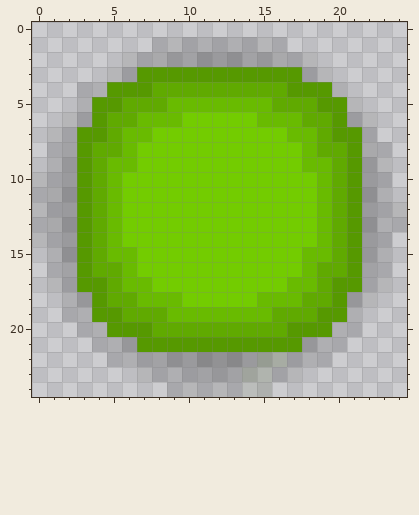
Pixel-art sprite -- src/main/java/snake/snake_game/images/tail.png. The picture above is the old version.
The file is 75x75 pixels, drawn in blocks of 3x3; one block is one cell here. Pixels under 10% opacity are left out. Colours within 5 levels of each other are drawn and written as one.
After the commit:
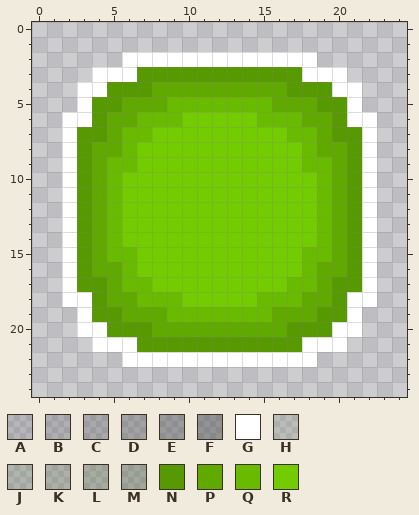
Palette (. is transparent): A #0000001d  B #00000025  C #0000002d  D #00000035  E #0000003f  F #00000049  G #ffffff  H #1d33001a  J #1d33002a  K #1d330030  L #1d330037  M #1d33003f  N #569900  P #60aa00  Q #69bb00  R #73cc00
Edits made:
@@ x 0..24 @@
  0 .........................
- 1 ........AABBBBBAA........
- 2 ......ABCDDEEEDDCBA......
- 3 .....ACNNNNNNNNNNNCA.....
- 4 ...ABNNNPPPPPPPPPNNNB....
- 5 ...BNNPPPQQQQQQQPPPNNA...
- 6 ..ACNPPQQQRRRRRQQQPPNCA..
- 7 .ABNNPQQRRRRRRRRRQQPNNB..
- 8 .ADNPPQRRRRRRRRRRRQPPNCA.
- 9 .BDNPQQRRRRRRRRRRRQQPNDA.
-10 ABENPQRRRRRRRRRRRRRQPNEB.
-11 ACENPQRRRRRRRRRRRRRQPNEB.
-12 ACENPQRRRRRRRRRRRRRQPNEBA
-13 ACENPQRRRRRRRRRRRRRQPNEBA
-14 ABENPQRRRRRRRRRRRRRQPNEB.
-15 .BENPQQRRRRRRRRRRRQQPNDB.
-16 .ADNPPQRRRRRRRRRRRQPPNDA.
-17 .ACNNPQQRRRRRRRRRQQPNNBA.
-18 ..BDNPPQQQRRRRRQQQPPNDA..
-19 ..ABNNPPPQQQQQQQPPPNNB...
-20 ...ABNNNPPPPPPPPPNNNBA...
-21 ....ABDNNNNNNNNNNNDBA....
-22 .....ABCDEEFFFEMLCBA.....
-23 .......ABBCDDDKJBA.......
-24 .........AAAAAHH.........
+ 1 .........................
+ 2 ......GGGGGGGGGGGGG......
+ 3 ....GGGNNNNNNNNNNNGGG....
+ 4 ...GGNNNPPPPPPPPPNNNGG...
+ 5 ...GNNPPPQQQQQQQPPPNNG...
+ 6 ..GGNPPQQQRRRRRQQQPPNGG..
+ 7 ..GNNPQQRRRRRRRRRQQPNNG..
+ 8 ..GNPPQRRRRRRRRRRRQPPNG..
+ 9 ..GNPQQRRRRRRRRRRRQQPNG..
+10 ..GNPQRRRRRRRRRRRRRQPNG..
+11 ..GNPQRRRRRRRRRRRRRQPNG..
+12 ..GNPQRRRRRRRRRRRRRQPNG..
+13 ..GNPQRRRRRRRRRRRRRQPNG..
+14 ..GNPQRRRRRRRRRRRRRQPNG..
+15 ..GNPQQRRRRRRRRRRRQQPNG..
+16 ..GNPPQRRRRRRRRRRRQPPNG..
+17 ..GNNPQQRRRRRRRRRQQPNNG..
+18 ..GGNPPQQQRRRRRQQQPPNGG..
+19 ...GNNPPPQQQQQQQPPPNNG...
+20 ...GGNNNPPPPPPPPPNNNGG...
+21 ....GGGNNNNNNNNNNNGGG....
+22 ......GGGGGGGGGGGGG......
+23 .........................
+24 .........................
Boxes around the changes in both pictures, in picture pixels (x1, y1, x2, y2):
changed: (32, 37, 407, 397)
